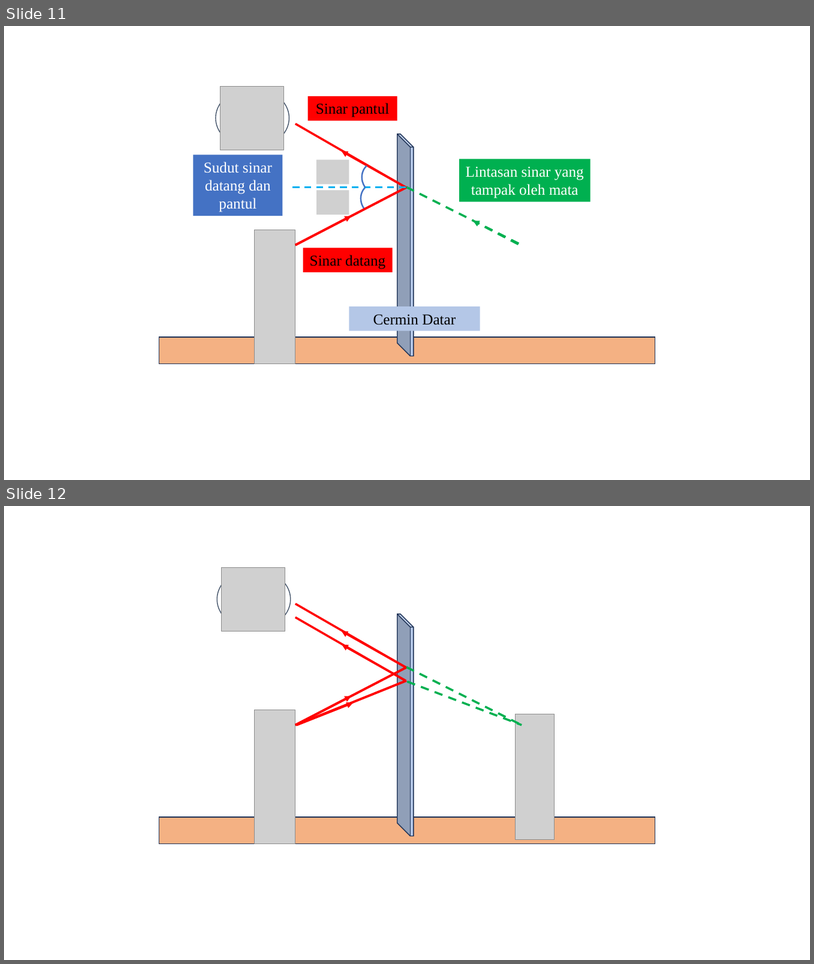
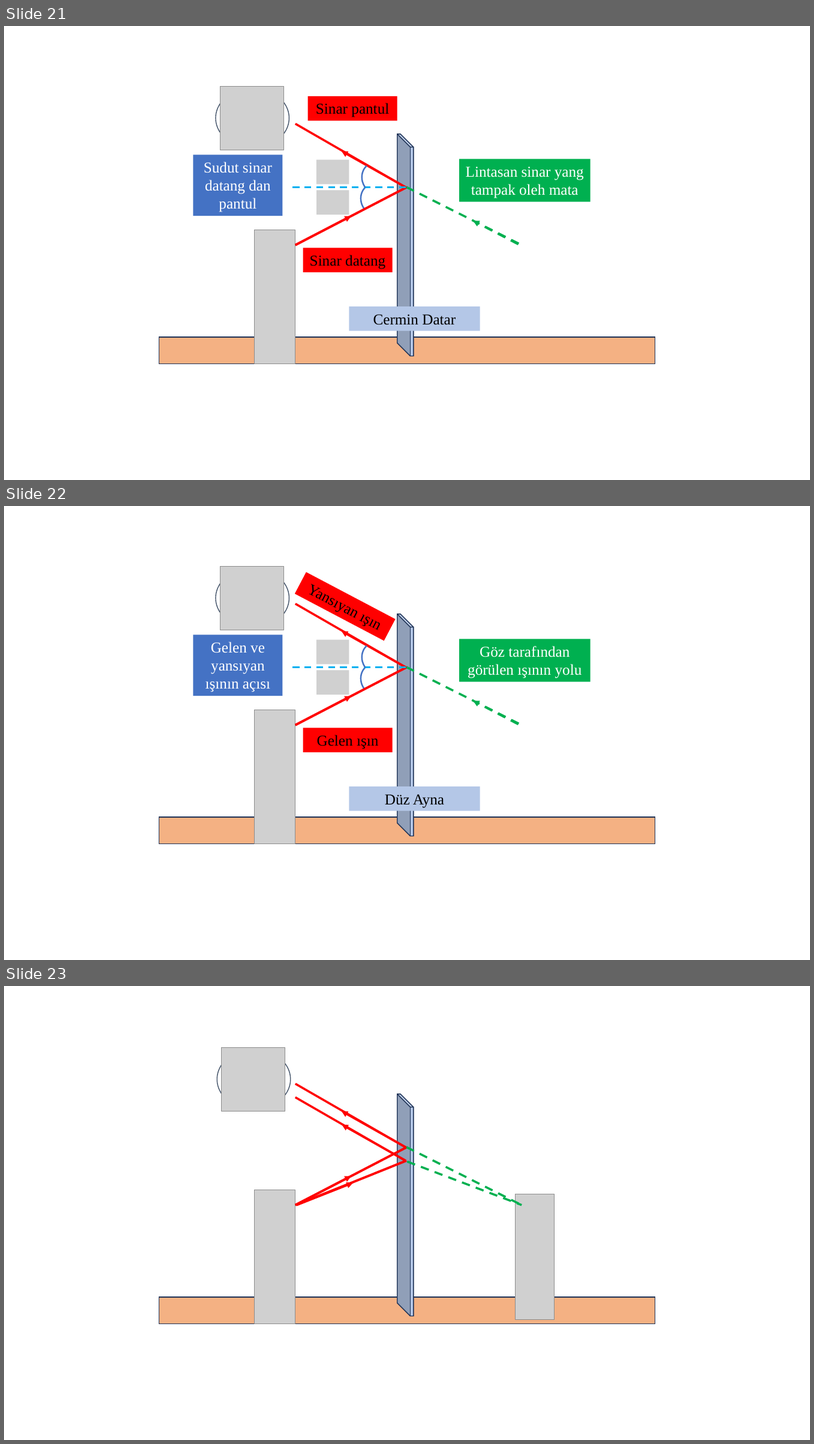
Before and after one commit to zahran1122/Sistem-Optik, a slide deck: Presentation1.pptx. Shown one above the other, each under a label of ours: slides 11 and 12 before the commit, slides 21, 22 and 23 after it. The pictures are 814x964 and 814x1444 pixels, drawn with LibreOffice and Linux fonts; fonts in the diff are those of the drawing; grey boxes stand for pictures. Boxes give left, top, right and bottom in pixels: in the first picture for what was removed or moved away, otherwise in the second. Text is boxed around its words. In the diff, an @@ line names an element or a change of style, - is before the commit and + after.

```diff
--- a/Presentation1.pptx
+++ b/Presentation1.pptx
@@ slide 22 added at <box>4,506,810,960</box>, background #FFFFFF @@
@@ group added at <box>159,567,655,844</box>: 6 rectangles, 4 pictures, 4 lines, 3 arrows, 2 arc (boxed as its full ellipse)s, 1 cube, 1 ellipse @@
+Göz tarafından görülen ışının yolu
+Düz Ayna
+Gelen ışın
+Yansıyan ışın
+Gelen ve yansıyan ışının açısı
@@ what was slide 11 is now slide 21 @@
@@ what was slide 12 is now slide 23 @@
```
Also in this commit, not shown: 1 slide changed, 13 other slides added, 8 other files.
